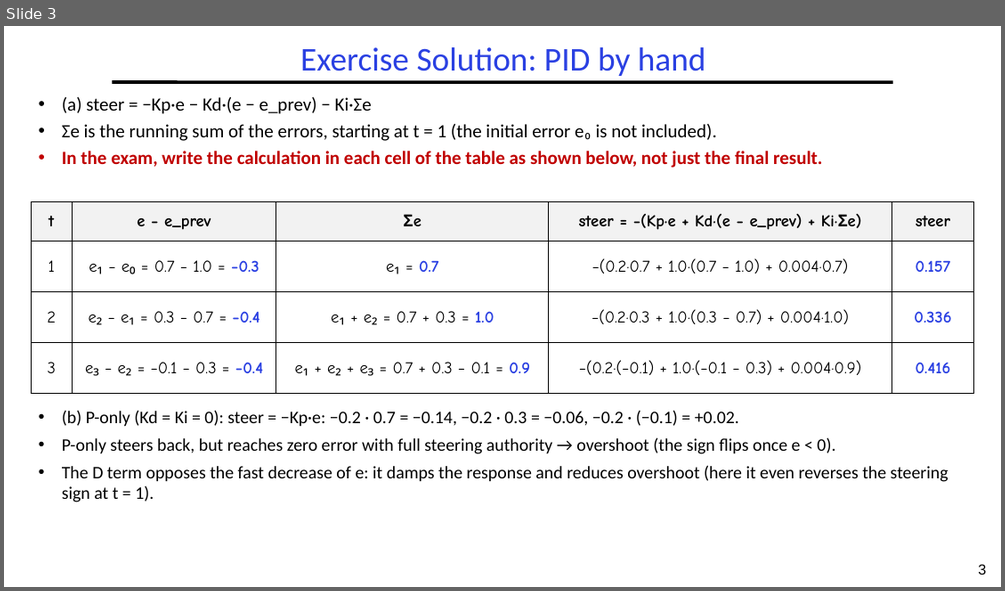
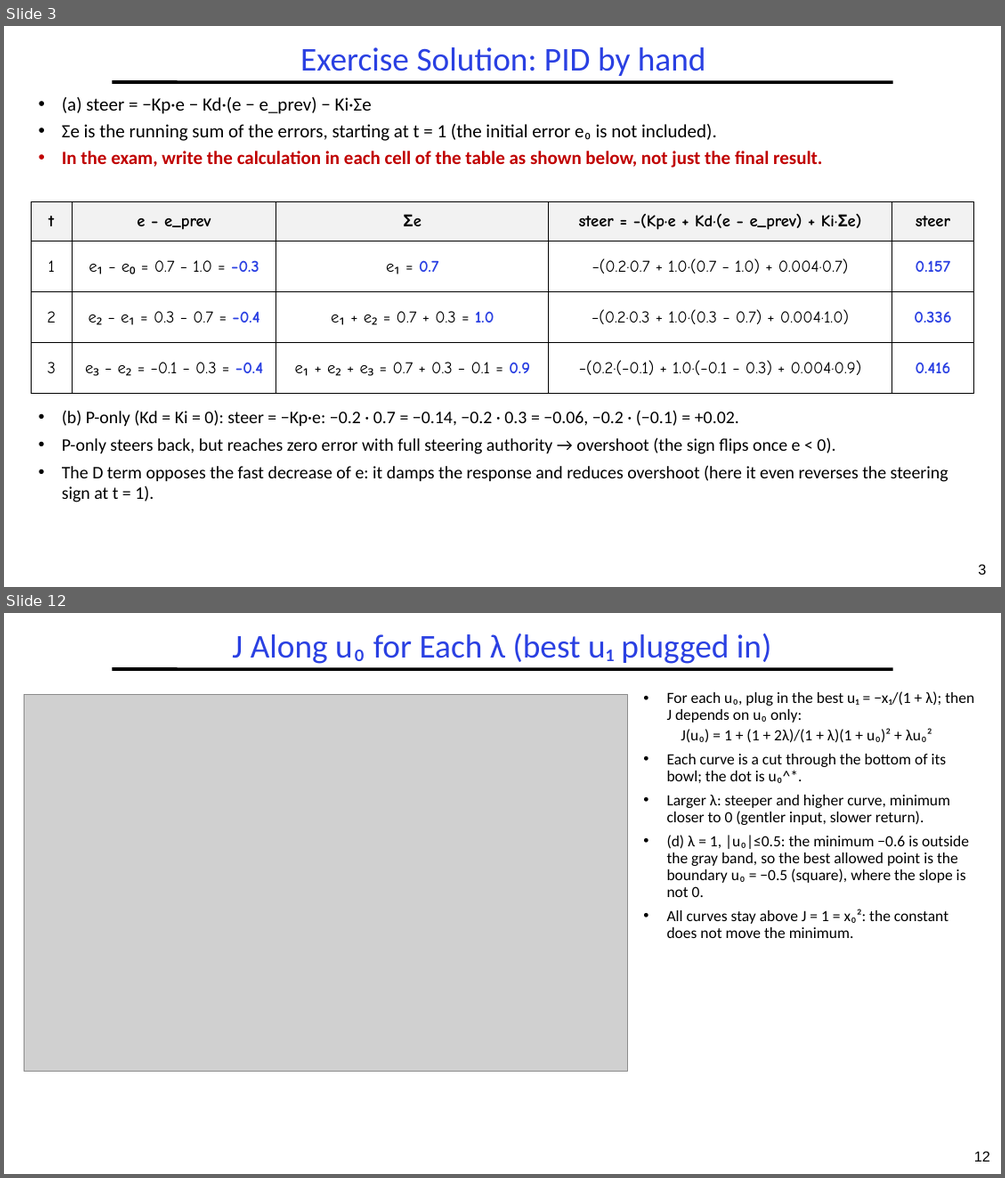
Before and after one commit to guhofstra/CSC144V, a slide deck: Exercises/L8-Exercises ANS.pptx. Shown one above the other, each under a label of ours: slide 3 before the commit, slides 3 and 12 after it; the slides between them are not shown. The pictures are 1005x591 and 1005x1178 pixels, drawn with LibreOffice and Linux fonts; fonts in the diff are those of the drawing; grey boxes stand for pictures. Boxes give left, top, right and bottom in pixels: in the first picture for what was removed or moved away, otherwise in the second. Text is boxed around its words. In the diff, an @@ line names an element or a change of style, - is before the commit and + after.

```diff
--- a/Exercises/L8-Exercises ANS.pptx
+++ b/Exercises/L8-Exercises ANS.pptx
@@ slide 12 added at [4,613,1001,1174], background #FFFFFF; not listed: 2 template elements that a slide beside it also shows @@
@@ title added at [232,633,771,664], 32 pt, text #2A40E2 @@
+J Along u₀ for Each λ (best u₁ plugged in)
@@ text added at [667,691,974,938], 15 pt, text #000000 @@
+• For each u₀, plug in the best u₁ = −x₁/(1 + λ); then J depends on u₀ only:
+J(u₀) = 1 + (1 + 2λ)/(1 + λ)(1 + u₀)² + λu₀²
+• Each curve is a cut through the bottom of its bowl; the dot is u₀^*.
+• Larger λ: steeper and higher curve, minimum closer to 0 (gentler input, slower return).
+• (d) λ = 1, |u₀|≤0.5: the minimum −0.6 is outside the gray band, so the best allowed point is the boundary u₀ = −0.5 (square), where the slope is not 0.
+• All curves stay above J = 1 = x₀²: the constant does not move the minimum.
@@ picture added at [24,695,628,1070] @@
```
Also in this commit, not shown: 8 other slides added, 7 other files.
